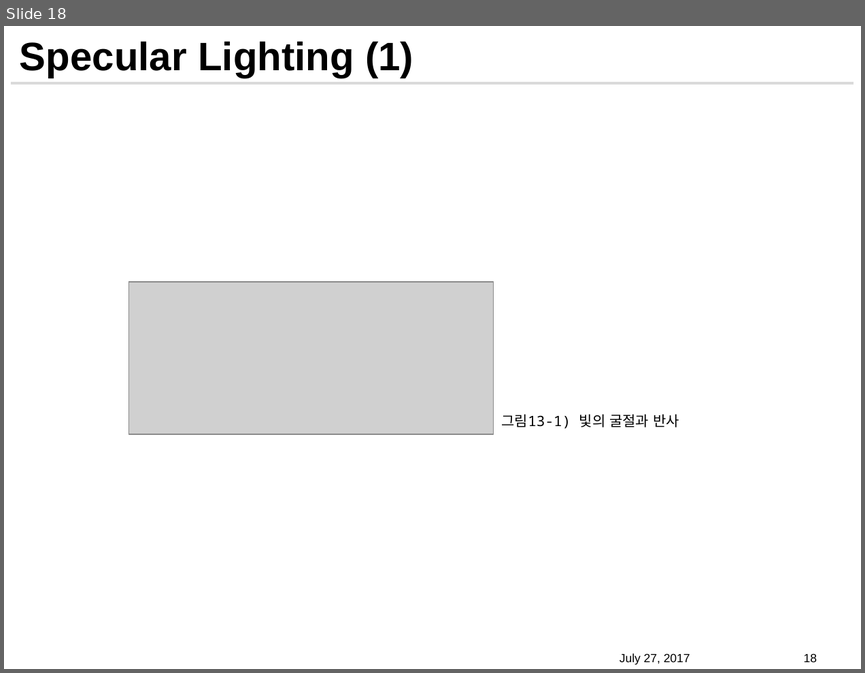
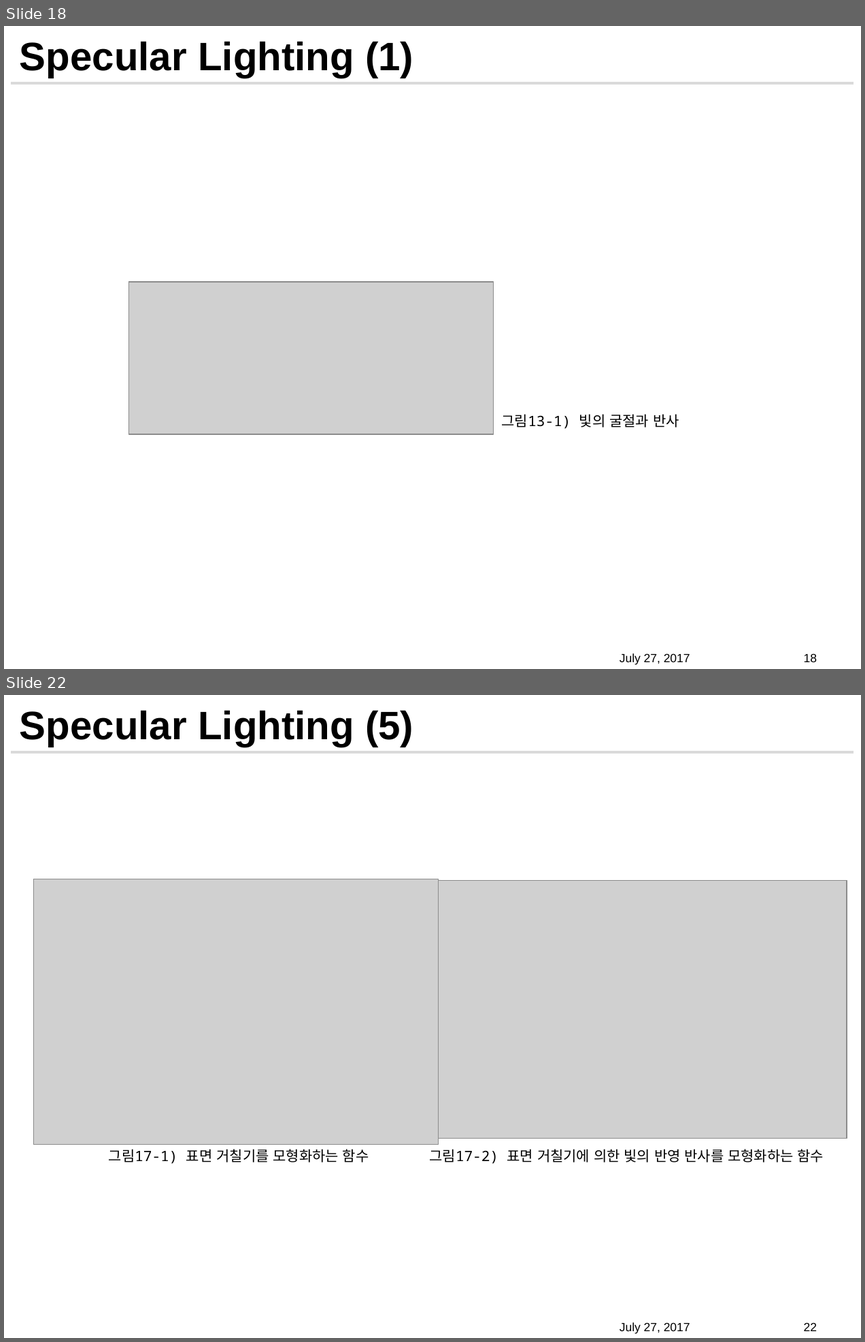
Before and after one commit to GomTangOng/Semina-Directx12, a slide deck: DX12_PROJECT/Presentation/DirectX12_CH8_조명.pptx. Shown one above the other, each under a label of ours: slide 18 before the commit, slides 18 and 22 after it; the slides between them are not shown. The pictures are 865x673 and 865x1342 pixels, drawn with LibreOffice and Linux fonts; fonts in the diff are those of the drawing; grey boxes stand for pictures; background and template pictures are left out. Boxes give left, top, right and bottom in pixels: in the first picture for what was removed or moved away, otherwise in the second. Text is boxed around its words. In the diff, an @@ line names an element or a change of style, - is before the commit and + after.

Commit message:
Fix CH8 Lighting

```diff
--- a/DX12_PROJECT/Presentation/DirectX12_CH8_조명.pptx
+++ b/DX12_PROJECT/Presentation/DirectX12_CH8_조명.pptx
@@ slide 22 added at [4,695,861,1338], background #FFFFFF; not listed: 1 template element that a slide beside it also shows @@
@@ title added at [20,710,413,747], 33.3 pt, text #000000, bold @@
+Specular Lighting (5)
@@ picture added at [33,879,438,1144] @@
@@ picture added at [439,880,847,1138] @@
@@ text added at [109,1149,369,1164], 12 pt, text #000000 @@
+그림17-1) 표면 거칠기를 모형화하는 함수
@@ text added at [429,1149,824,1164], 12 pt, text #000000 @@
+그림17-2) 표면 거칠기에 의한 빛의 반영 반사를 모형화하는 함수
@@ text added at [619,1322,690,1334], 10 pt, text #000000 @@
+July 27, 2017
@@ page number added at [804,1322,817,1331], 10 pt, text #000000 @@
+22
```
Also in this commit, not shown: 4 slides changed, 4 other slides added.
